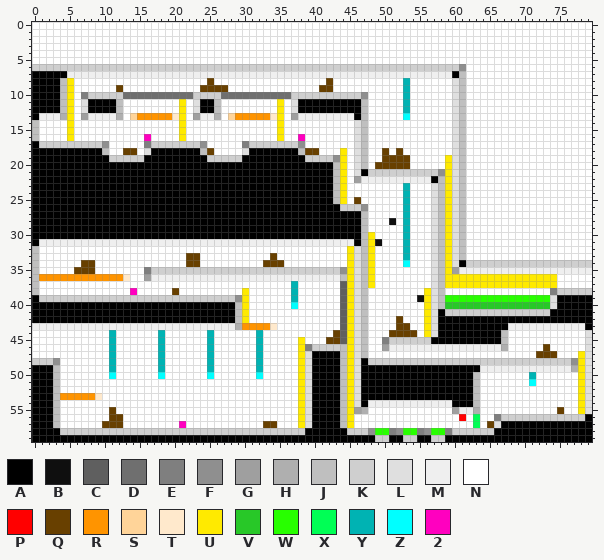
A sprite sheet gets an edit: source/level_data/layouts/level3/layer1.png. The picture above was drawn from the file before the commit.
The file is 80x60 pixels.
Palette (. is transparent): A #000000  B #0f0f0f  C #5f5f5f  D #6f6f6f  E #7f7f7f  F #8f8f8f  G #9f9f9f  H #afafaf  J #bfbfbf  K #cfcfcf  L #dfdfdf  M #efefef  N #ffffff  P #ff0000  Q #684000  R #ff9400  S #ffd499  T #ffe9cc  U #ffea00  V #28c828  W #28ff00  X #00ff55  Y #00b3b3  Z #00ffff  2 #ff00bf
Pixels before (only the part around the change), first column x 0:
14 JNNNNUNNNNNNNNNNNNNNNUNNNNNNNNNNNNNUNNNNNNNNNNLJNNNNNNN
15 JNNNNUNNNNNNNNNNNNNNNUNNNNNNNNNNNNNUNNNNNNNNNNLJNNNNNNN
16 JNNNNUNNNNNNNNNN2NNNNUNNNNNNNNNNNNNUNN2NNNNNNNLJNNNNNNN
17 AKKKKKKKKKFNNNNNEKKKKKKKFNNNNNEKKKKKKKFNNNNNNNLJNNNNNNN
18 AAAAAAAAAAJNNQQNLAAAAAAAJQNNNNLAAAAAAAJQQNNNUNLJNNQNQNN
19 AAAAAAAAAAAKKKKKAAAAAAAAAKKKKKAAAAAAAAAKKKKFUNLJNNQQQQN
20 AAAAAAAAAAAAAAAAAAAAAAAAAAAAAAAAAAAAAAAAAAAJUNLJNQQQQQN
21 AAAAAAAAAAAAAAAAAAAAAAAAAAAAAAAAAAAAAAAAAAAJUNLAKKKKKKK
22 AAAAAAAAAAAAAAAAAAAAAAAAAAAAAAAAAAAAAAAAAAAJUNGMMMMMMMM
23 AAAAAAAAAAAAAAAAAAAAAAAAAAAAAAAAAAAAAAAAAAAJUNNNNNNNNYN
24 AAAAAAAAAAAAAAAAAAAAAAAAAAAAAAAAAAAAAAAAAAAJUNNNNNNNNYN
25 AAAAAAAAAAAAAAAAAAAAAAAAAAAAAAAAAAAAAAAAAAAJUNQNNNNNNYN
26 AAAAAAAAAAAAAAAAAAAAAAAAAAAAAAAAAAAAAAAAAAAAKKKFNNNNNYN
27 AAAAAAAAAAAAAAAAAAAAAAAAAAAAAAAAAAAAAAAAAAAAAAAJNNNNNYN
28 AAAAAAAAAAAAAAAAAAAAAAAAAAAAAAAAAAAAAAAAAAAAAAAJNNNBNYN
29 AAAAAAAAAAAAAAAAAAAAAAAAAAAAAAAAAAAAAAAAAAAAAAAJNNNNNYN
30 AAAAAAAAAAAAAAAAAAAAAAAAAAAAAAAAAAAAAAAAAAAAAAAJUNNNNYN
31 AMMMMMMMMMMMMMMMMMMMMMMMMMMMMMMMMMMMMMMMMMMMMMAJUBNNNYN
32 JNNNNNNNNNNNNNNNNNNNNNNNNNNNNNNNNNNNNNNNNNNNNULJUNNNNYN
33 JNNNNNNNNNNNNNNNNNNNNNQQNNNNNNNNNNQNNNNNNNNNNULJUNNNNYN
34 JNNNNNNQQNNNNNNNNNNNNNQQNNNNNNNNNQQQNNNNNNNNNULJUNNNNZN
35 JNNNNNQQQNNNNNNNEKKKKKKKKKKKKKKKKKKKKKKKKKKKFULJUNNNNNN
36 JRRRRRRRRRRRRTNNGMMMMMMMMMMMMMMMMMMMMMMMMMMMJULJUNNNNNN
37 JNNNNNNNNNNNNNNNNNNNNNNNNNNNNNNNNNNNNYNNNNNNCULJUNNNNNN
38 JNNNNNNNNNNNNN2NNNNNQNNNNNNNNNUNNNNNNYNNNNNNCULJNNNNNNN
39 AKKKKKKKKKKKKKKKKKKKKKKKKKKKKFUNNNNNNYNNNNNNCULJNNNNNNN
40 AAAAAAAAAAAAAAAAAAAAAAAAAAAAAJUNNNNNNZNNNNNNCULJNNNNNNN
41 AAAAAAAAAAAAAAAAAAAAAAAAAAAAAJUNNNNNNNNNNNNNCULJNNNNNNN
42 AAAAAAAAAAAAAAAAAAAAAAAAAAAAAJUNNNNNNNNNNNNNCULJNNNNQNN
43 MMMMMMMMMMMMMMMMMMMMMMMMMMMMMHRRRRTNNNNNNNNNCULJNNNNQQN
44 NNNNNNNNNNNYNNNNNNYNNNNNNYNNNNNNYNNNNNNNNNNQCULJNNNQQQQ
After the commit:
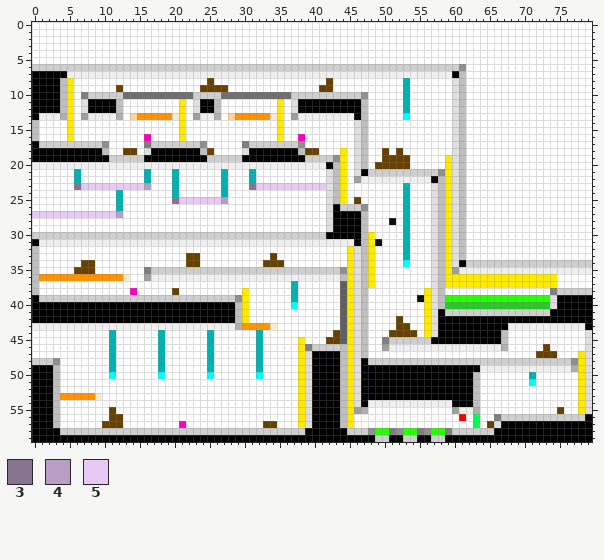
Colours new in this view: 3 #87758f  4 #b79ec2  5 #e8c9f6
From old to new:
y 20: x 0..41 AAAAAAAAAAAAAAAAAAAAAAAAAAAAAAAAAAAAAAAAAA -> MMMMMMMMMMMMMMMMMMMMMMMMMMMMMMMMMMMMMMMMMM
y 21..22: x 0..42 AAAAAAAAAAAAAAAAAAAAAAAAAAAAAAAAAAAAAAAAAAA -> NNNNNNYNNNNNNNNNYNNNYNNNNNNYNNNYNNNNNNNNNNL
y 23: x 0..42 AAAAAAAAAAAAAAAAAAAAAAAAAAAAAAAAAAAAAAAAAAA -> NNNNNN35555555554NNNYNNNNNNYNNN35555555555L
y 24: x 0..42 AAAAAAAAAAAAAAAAAAAAAAAAAAAAAAAAAAAAAAAAAAA -> NNNNNNNNNNNNYNNNNNNNYNNNNNNYNNNNNNNNNNNNNNL
y 25: x 0..42 AAAAAAAAAAAAAAAAAAAAAAAAAAAAAAAAAAAAAAAAAAA -> NNNNNNNNNNNNYNNNNNNN35555554NNNNNNNNNNNNNNL
y 26: x 0..42 AAAAAAAAAAAAAAAAAAAAAAAAAAAAAAAAAAAAAAAAAAA -> NNNNNNNNNNNNYNNNNNNNNNNNNNNNNNNNNNNNNNNNNNL
y 27: x 0..42 AAAAAAAAAAAAAAAAAAAAAAAAAAAAAAAAAAAAAAAAAAA -> 5555555555554NNNNNNNNNNNNNNNNNNNNNNNNNNNNNL
y 28..29: x 0..42 AAAAAAAAAAAAAAAAAAAAAAAAAAAAAAAAAAAAAAAAAAA -> NNNNNNNNNNNNNNNNNNNNNNNNNNNNNNNNNNNNNNNNNNL
y 30: x 0..41 AAAAAAAAAAAAAAAAAAAAAAAAAAAAAAAAAAAAAAAAAA -> KKKKKKKKKKKKKKKKKKKKKKKKKKKKKKKKKKKKKKKKKK
Pixel boxes of the changes (left, top, right, bottom) in both pictures:
changed: (32, 162, 333, 239)
